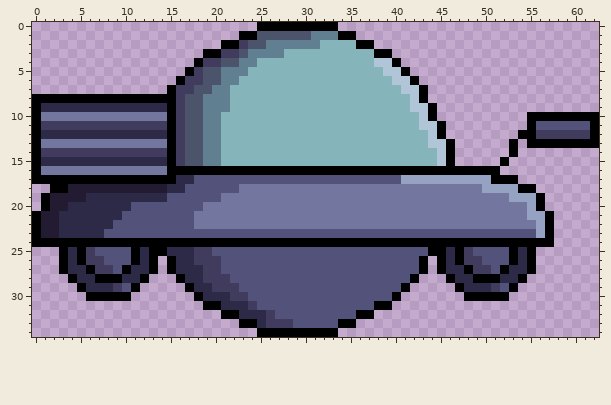
Edited in one commit: pixel-art sprite (images/player.png). Above: the version before the commit.
The file is 189x105 pixels, drawn in blocks of 3x3; one block is one cell here.
New version:
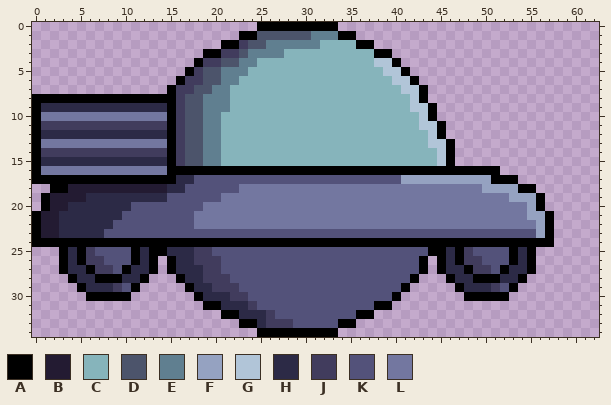
Palette (. is transparent): A #000000  B #231b32  C #86b4bb  D #4c546b  E #607f90  F #95a2c1  G #b1c5d8  H #2c2a46  J #413c5d  K #53527a  L #7377a0
The exact change:
@@ x 50..62 @@
  9 .............
-10 .....AAAAAAAA
-11 .....AKKKKKKA
-12 ....AAJJJJJJA
-13 ...A.AAAAAAAA
-14 ...A.........
-15 ..A..........
+10 .............
+11 .............
+12 .............
+13 .............
+14 .............
+15 .............
 16 AA...........
Boxes around the changes in both pictures, in picture pixels (x1, y1, x2, y2):
erased: (500, 112, 599, 166)
